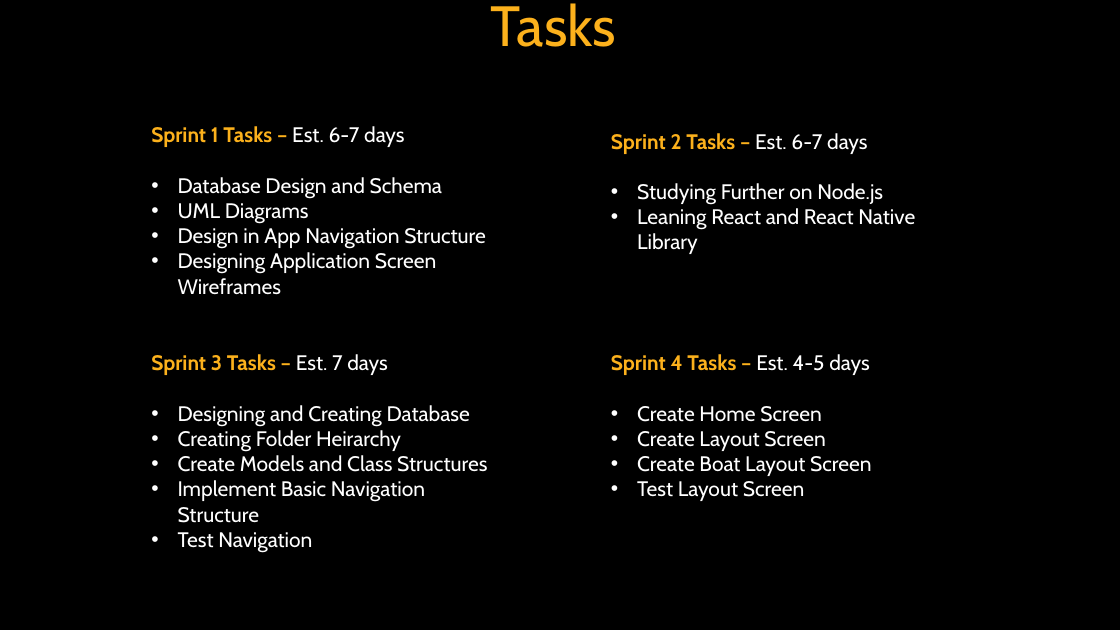
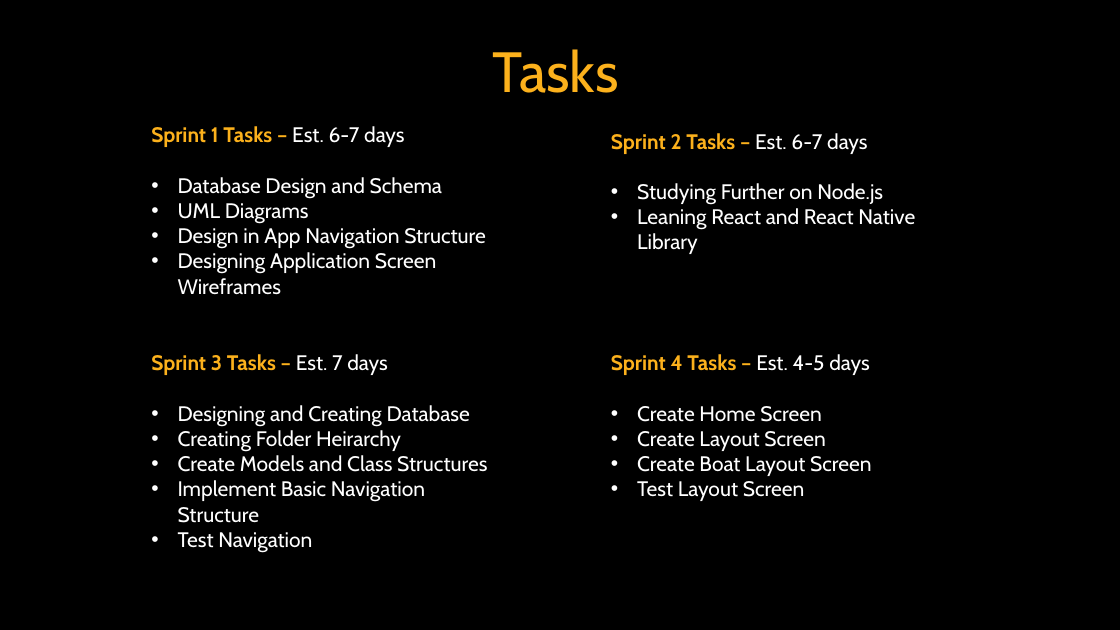
Before and after one commit to AB-Cobb/Capstone, a slide deck: slide 8 of docs/Capstone Presentation.pptx. Drawn at 1120x630 pixels with LibreOffice and Linux fonts; fonts in the diff are those of the drawing; background and template pictures are left out. Boxes give left, top, right and bottom in pixels: in the first picture for what was removed or moved away, otherwise in the second. Text is boxed around its words. In the diff, an @@ line names an element or a change of style, - is before the commit and + after.

```diff
--- a/docs/Capstone Presentation.pptx
+++ b/docs/Capstone Presentation.pptx
@@ title "Tasks": place and size @@
-title "Tasks" at bbox=[490, 3, 616, 47]
+title "Tasks" at bbox=[492, 49, 618, 93]
```
Also in this commit, not shown: 5 other slides changed, 1 slide added, 1 slide removed.
